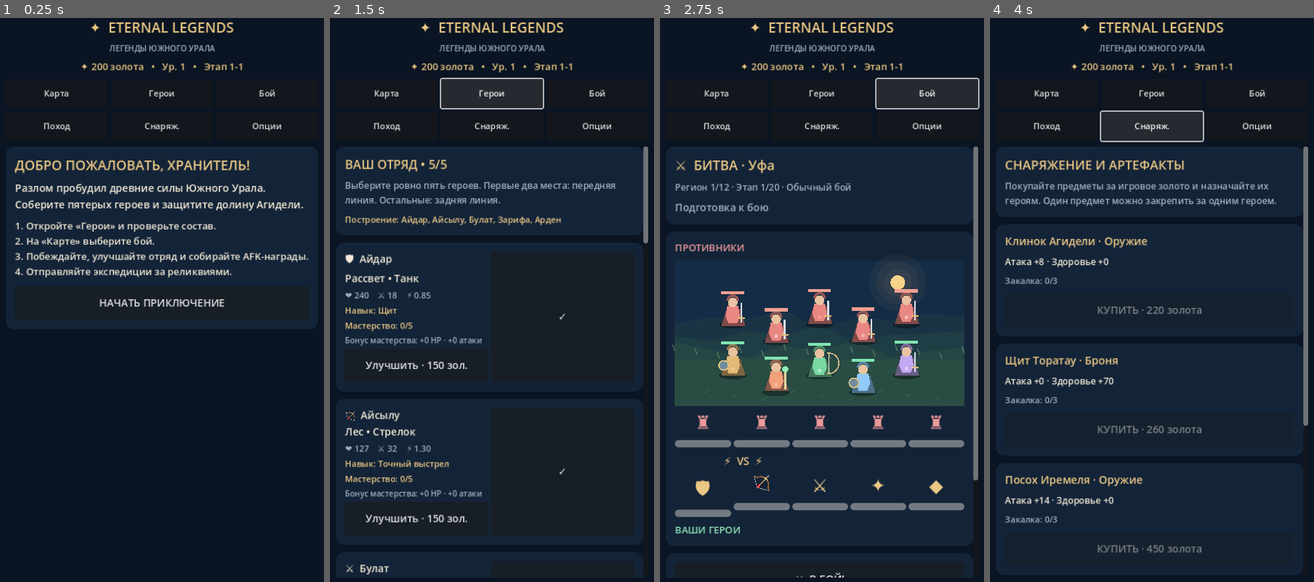
Above: before the commit, frames 1-4 (left to right).
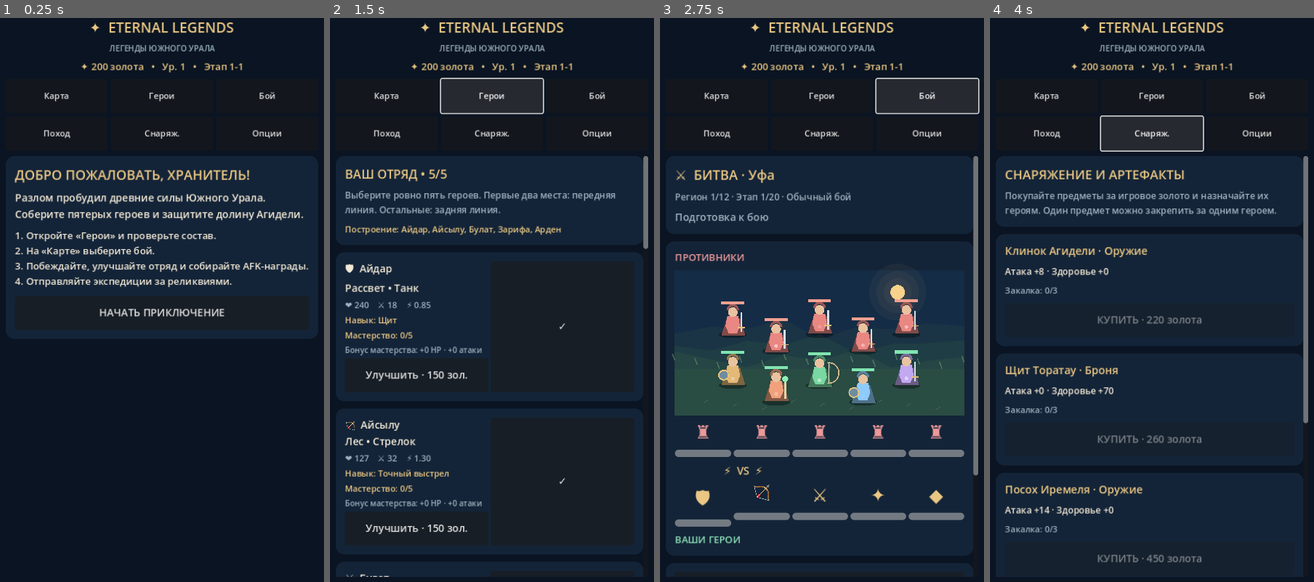
Above: after the commit, the same moments.

Repository: maillunex-lang/5x5
Game: Godot game, scene res://scenes/main.tscn
Two runs of this game, one before a commit and one after it. Both use one fixed random seed, a clock stepped at 60 frames per second and the inputs below.
Inputs:
- Up to frame 1 (0.25 s): no input
- Up to frame 2 (1.5 s): click "Карта" at 0.5 s; click "Герои" at 1.25 s
- Up to frame 3 (2.75 s): click "Бой" at 2 s
- Up to frame 4 (4 s): click "Поход" at 2.75 s; click "Снаряж." at 3.5 s

The runs differ from the first frame. In frame 1, 9.7% of the frame differs, in the area x 2-98%, y 12-53%; in frame 2, 9.9%; in frame 3, 16%, in the area x 2-99%, y 12-100%; in frame 4, 10%.

Commit message:
feat(v7.2-v7.6): update scripts/main.gd

Diff:
--- a/scripts/main.gd
+++ b/scripts/main.gd
@@ -185,14 +185,14 @@
  hud.add_theme_color_override("font_color", GOLD)
  root.add_child(hud)
  nav_grid = GridContainer.new()
- nav_grid.columns = 3
+ nav_grid.columns = 2 if get_viewport_rect().size.x < 420.0 else 3
  nav_grid.add_theme_constant_override("h_separation", 6)
  nav_grid.add_theme_constant_override("v_separation", 6)
  root.add_child(nav_grid)
  for item in [{"t":"Карта","s":"map"},{"t":"Герои","s":"heroes"},{"t":"Бой","s":"battle"},{"t":"Поход","s":"expeditions"},{"t":"Снаряж.","s":"equipment"},{"t":"Опции","s":"settings"}]:
   var b := _button(item.t)
   b.add_theme_font_size_override("font_size", 14)
-  b.custom_minimum_size.y = 48
+  b.custom_minimum_size.y = 56
   b.clip_text = true
   b.size_flags_horizontal = Control.SIZE_EXPAND_FILL
   b.pressed.connect(_navigate.bind(item.s))
@@ -230,6 +230,8 @@
  safe_container.add_theme_constant_override("margin_bottom", bottom)
  safe_container.add_theme_constant_override("margin_left", left)
  safe_container.add_theme_constant_override("margin_right", right)
+ if nav_grid != null:
+  nav_grid.columns = 2 if viewport_size.x < 420.0 else 3
 
 func _panel() -> VBoxContainer:
  var panel := PanelContainer.new()
@@ -519,6 +521,8 @@
  var p := _panel()
  _label(p,"⚔  БИТВА · %s" % REGIONS[chapter-1].name,22,GOLD)
  _label(p,"Регион %d/12 · Этап %d/20 · %s" % [chapter,stage,"БОСС" if stage == 20 else "Обычный бой"],15,MUTED)
+ if stage == 20:
+  _label(p,"⚠ Босс: усиленный удар при накоплении энергии. На 50% HP включает щит и ускоряется. Защитники впереди!",14,Color("#f5c391"))
  battle_status = _label(p,"Подготовка к бою",19 if accessibility_large_text else 17,MUTED)
  var field := _panel()
  _label(field,"ПРОТИВНИКИ",16,Color("#ed9a9a"))
@@ -738,6 +742,8 @@
     _announce_ability("⚠ %s готовит сокрушительный удар" % actor.name)
   elif actor.side == 1:
    actor.energy += 22.0
+   if actor.role == "Босс" and actor.energy >= 75.0 and actor.energy < 100.0 and log_label != null:
+    _announce_ability("⚠ %s накапливает энергию. Скоро мощный удар!" % actor.name)
   if actor.side == 0 and actor.energy >= 100.0:
    damage = int(float(damage)*2.4)
    actor.energy = 0.0
@@ -762,7 +768,8 @@
    damage = int(float(damage) * 0.85)
   if actor.side == 0 and actor.role == "Маг" and actor.energy >= 70.0:
    damage = int(float(damage) * 1.35)
-  if rng.randf() < 0.12:
+  var critical_hit := rng.randf() < 0.12
+  if critical_hit:
    damage = int(float(damage)*1.5)
   # Hero-specific automatic abilities, intentionally deterministic per seed.
   if actor.side == 0:
@@ -794,6 +801,9 @@
   damage -= absorbed
   var applied := mini(int(target.hp), damage)
   target.hp = maxi(0,int(target.hp)-damage)
+  target["last_critical"] = critical_hit
+  if critical_hit and actor.side == 0 and log_label != null:
+   _announce_ability("✦ Критический удар: %s · %d" % [actor.name, damage])
   if actor.side == 0:
    total_damage += applied
   if actor.side == 0 and rng.randf() < 0.15:
@@ -1236,7 +1246,10 @@
    reforge.pressed.connect(_reforge_equipment.bind(i))
    row.add_child(reforge)
    for hero_id in party:
-    var equip_label := "Надеть: %s" % HEROES[hero_id].name
+    var current := _equipment_bonus(hero_id)
+    var proposed_atk := int(item.atk) + int(equipment_reforges[i]) * 2
+    var proposed_hp := int(item.hp) + int(equipment_reforges[i]) * 8
+    var equip_label := "Надеть: %s · ΔATK %+d / ΔHP %+d" % [HEROES[hero_id].name, proposed_atk - int(current.atk), proposed_hp - int(current.hp)]
     if int(equipped.get(str(hero_id),-1)) == i:
      equip_label = "✓ %s" % HEROES[hero_id].name
     var equip := _button(equip_label)
